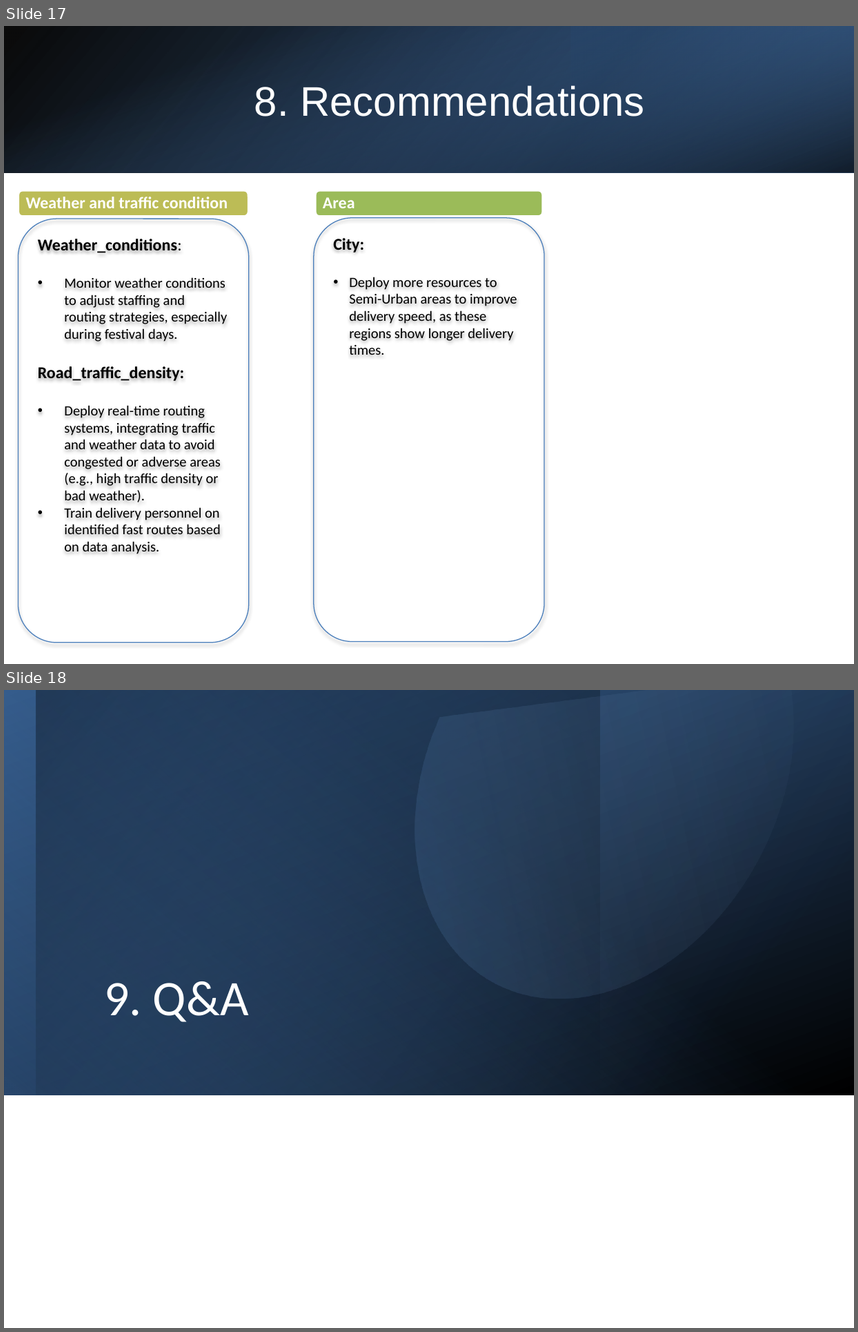
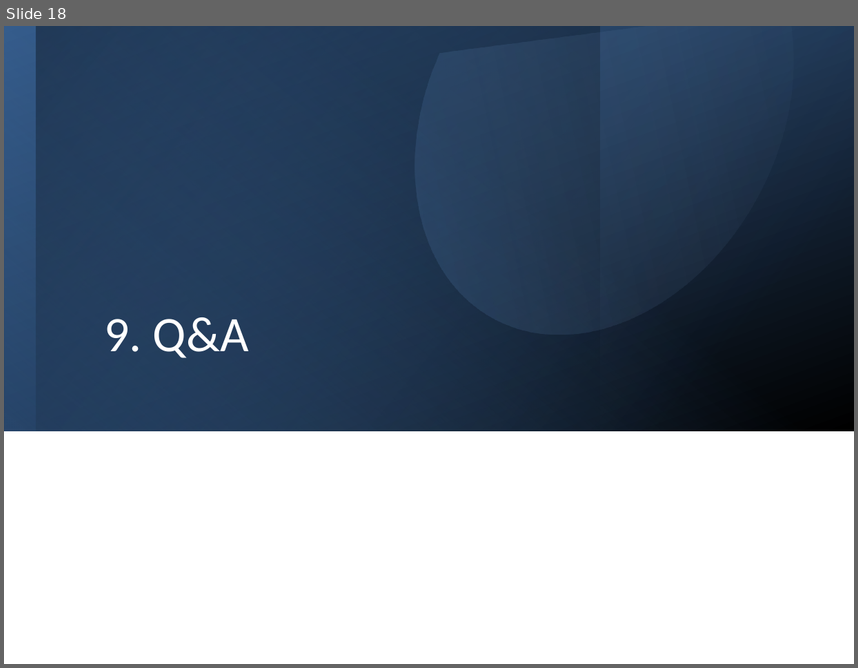
Before and after one commit to huynhvu0911/FinalProject_DeliveryOperation, a slide deck: Zomato_Delivery_Analysis_Final.pptx. Shown one above the other, each under a label of ours: slides 17 and 18 before the commit, slide 18 after it. The pictures are 858x1332 and 858x668 pixels, drawn with LibreOffice and Linux fonts; fonts in the diff are those of the drawing. Boxes give left, top, right and bottom in pixels: in the first picture for what was removed or moved away, otherwise in the second. Text is boxed around its words. In the diff, an @@ line names an element or a change of style, - is before the commit and + after.

```diff
--- a/Zomato_Delivery_Analysis_Final.pptx
+++ b/Zomato_Delivery_Analysis_Final.pptx
@@ slide 17 removed at bbox=[4, 26, 854, 664], background #FFFFFF @@
@@ rectangle removed at bbox=[4, 26, 854, 172] @@
@@ rectangle removed at bbox=[4, 26, 854, 172] @@
@@ rectangle removed at bbox=[571, 26, 854, 172] @@
@@ title removed at bbox=[254, 85, 644, 116] @@
-8. Recommendations
@@ rounded rectangle removed at bbox=[18, 190, 249, 216] @@
@@ rounded rectangle removed at bbox=[315, 190, 543, 216] @@
@@ text removed at bbox=[26, 196, 228, 208] @@
-Weather and traffic condition
@@ text removed at bbox=[323, 197, 355, 208] @@
-Area
@@ rounded rectangle removed at bbox=[18, 219, 249, 642] @@
-Weather_conditions:
-• Monitor weather conditions to adjust staffing and routing strategies, especially during festival days.
-Road_traffic_density:
-• Deploy real-time routing systems, integrating traffic and weather data to avoid congested or adverse areas (e.g., high traffic density or bad weather).
-• Train delivery personnel on identified fast routes based on data analysis.
@@ rounded rectangle removed at bbox=[313, 218, 544, 641] @@
-City:
-• Deploy more resources to Semi-Urban areas to improve delivery speed, as these regions show longer delivery times.
```
Also in this commit, not shown: 4 slides changed, 1 slide added.
